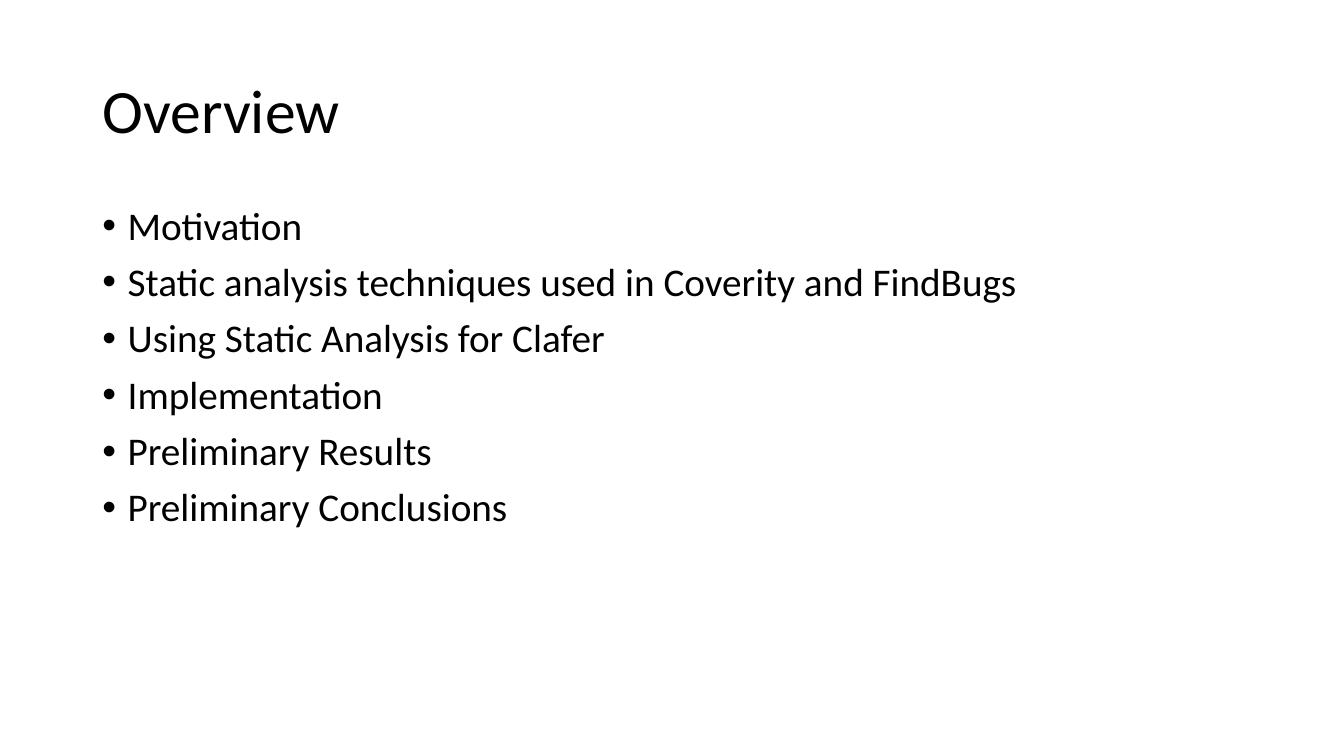
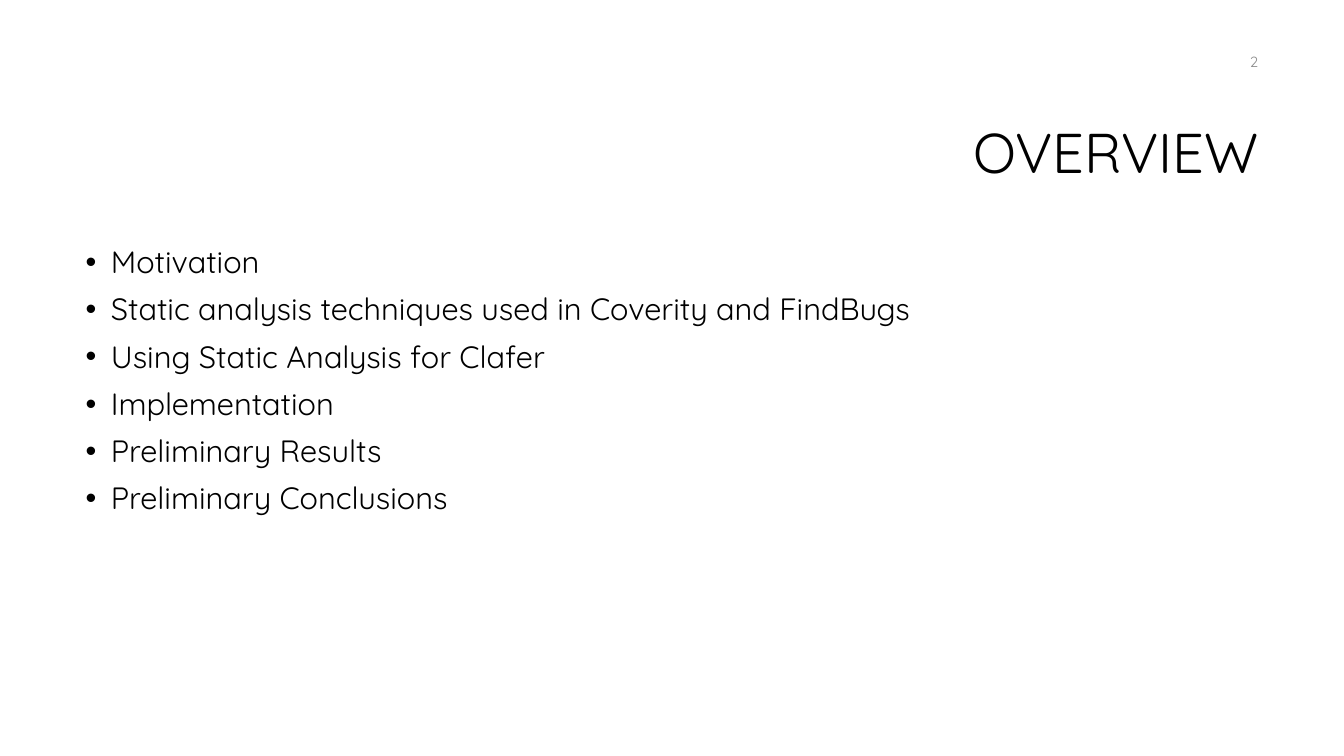
Before and after one commit to ross2jd/ECE654_Project, a slide deck: slide 2 of Presentation.pptx. Drawn at 1344x756 pixels with LibreOffice and Linux fonts; fonts in the diff are those of the drawing; background and template pictures are left out. Boxes give left, top, right and bottom in pixels: in the first picture for what was removed or moved away, otherwise in the second. Text is boxed around its words. In the diff, an @@ line names an element or a change of style, - is before the commit and + after.

```diff
--- a/Presentation.pptx
+++ b/Presentation.pptx
@@ page number added at (1250,56,1258,67), 10.5 pt, text #8C8C8C @@
+2
@@ title at (973,133,1258,174): text changed; size 44 to 40 pt; font Calibri to Quicksand @@
-Overview
+OVERVIEW
@@ text "Motivation": place and size @@
-text "Motivation" at (128,213,1017,528)
+text "Motivation" at (111,251,910,515)
@@ text "Motivation" at (111,251,910,515): size 28 to 22 pt, font Calibri to Quicksand @@
```
Also in this commit, not shown: 16 other slides changed, 2 slides added, 1 slide removed, 5 other files.
